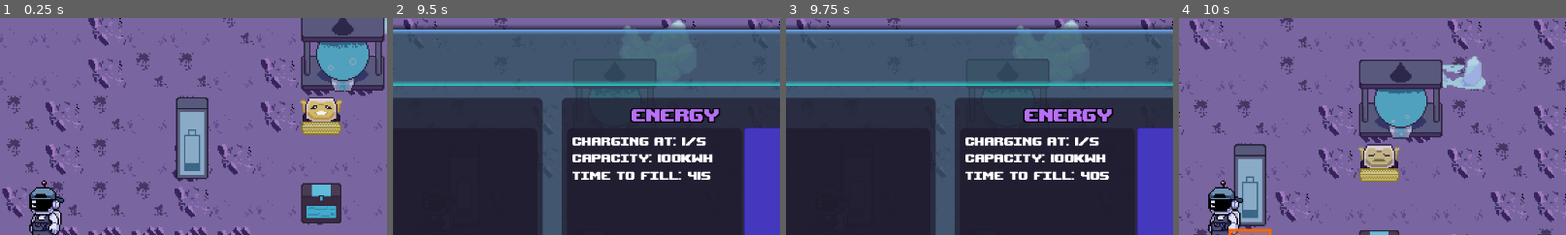
Above: before the commit, frames 1-4 (left to right).
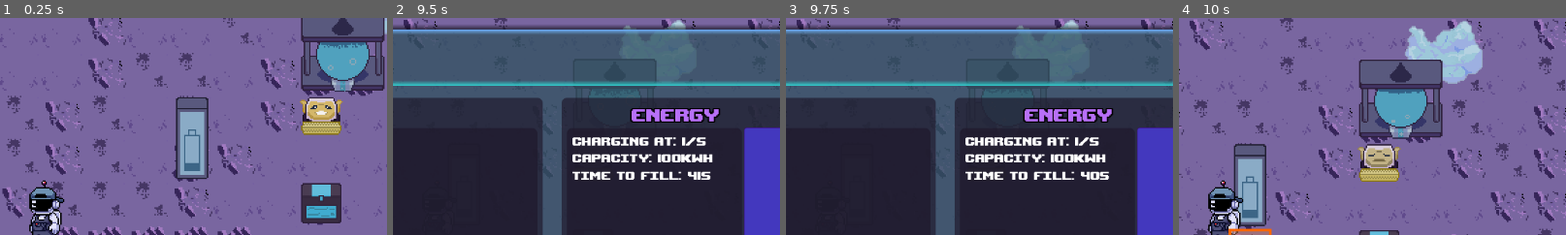
Above: after the commit, the same moments.

Repository: DevFTB/Moonbeam-Meadows
Game: Godot game, scene res://Level/moon.tscn
Two runs of this game, one before a commit and one after it. Both use one fixed random seed, a clock stepped at 60 frames per second and the inputs below.
Inputs (mouse positions are % of the whole screen's width and height, from its top left):
- Up to frame 1 (0.25 s): no input
- Up to frame 2 (9.5 s): tap Enter at 0.5, 6.5 s; move the mouse to (72, 45) at 0.52 s; hold D (move_right) 0.53-1.25 s; hold E (interact) 0.53-1.25 s; click (72, 45) at 0.67 s; drag from (30, 55) to (54, 28) at 1.27 s; move the mouse to (60, 28) at 2.02 s; hold D (move_right) 2.03-2.75 s; hold F (pickup) 2.03-2.75 s; tap E (interact) every 1.5 s from 2.3 to 6.8 s; drag from (45, 70) to (2, 28) at 2.77 s; move the mouse to (80, 65) at 3.52 s; hold A (move_left) 3.53-4.25 s; hold 2 (select_tool2) 3.53-4.25 s; drag from (20, 35) to (70, 43) at 4.27 s; move the mouse to (55, 50) at 5.02 s; hold S (move_down) 5.03-5.75 s; hold 4 (select_tool4) 5.03-5.75 s; click (55, 50) at 5.17 s; tap Space at 5.75, 8.75 s; drag from (35, 25) to (70, 26) at 5.77 s; move the mouse to (72, 45) at 6.52 s; press the mouse at (72, 45) at 6.53 s; hold W (move_up) 6.53-7.25 s; release the mouse at (72, 45) at 7.25 s; drag from (30, 55) to (70, 24) at 7.27 s; move the mouse to (60, 28) at 8.02 s; hold S (move_down) 8.03-8.75 s; hold E (interact) 8.03-8.75 s; drag from (45, 70) to (70, 33) at 8.77 s
- Up to frame 3 (9.75 s): tap Enter at 9.5 s; move the mouse to (80, 65) at 9.52 s; hold W (move_up) from 9.53 s (still down); hold 1 (select_tool1) from 9.53 s (still down); click (80, 65) at 9.67 s
- Up to frame 4 (10 s): keep holding W (move_up); keep holding 1 (select_tool1); tap E (interact) at 9.8 s
The pictures show only the part of the screen within x 44-94%, y 0-50%; the shares and areas given below are measured in that part.

Frames 1-3 are identical in both runs. In frame 4, 3.6% of the frame differs, in the area x 58-80%, y 1-34%.

Commit message:
buy fixes

Diff:
--- a/Level/Trade Station/TSBuyItemGUI.gd
+++ b/Level/Trade Station/TSBuyItemGUI.gd
@@ -55,7 +55,7 @@
 	pass
 
 func update_gui():
-	buy_button.disabled = currency_manager.get_currency() < item.buy_price
+	buy_button.disabled = currency_manager.get_currency() < item.buy_price or player_inventory and player_inventory.get_available_capacity() == 0
 	pass
 
 func set_trade_station(new_trade_station: Node):
@@ -64,7 +64,8 @@
 		var interacting_player = trade_station.get_interacting_player()
 		if interacting_player != null:
 			player_inventory = interacting_player.get_inventory(item.item_type)
-
+			if not player_inventory.inventory_modified.is_connected(update_gui):
+				player_inventory.inventory_modified.connect(update_gui)
 	update_gui()
 	pass
 
--- a/Level/moon.tscn
+++ b/Level/moon.tscn
@@ -352,7 +352,7 @@
 
 [node name="SeedInventory" type="Node" parent="Player"]
 script = ExtResource("9_iadx0")
-inventory_size = 100
+inventory_size = 30
 inventory_type = 0
 
 [node name="ProduceInventory" type="Node" parent="Player"]
@@ -1465,6 +1465,7 @@
 
 [node name="WaterInventory" type="Node" parent="Chunk"]
 script = ExtResource("24_lhr56")
+starting_water = 100
 inventory_size = 100
 inventory_type = 5
 
